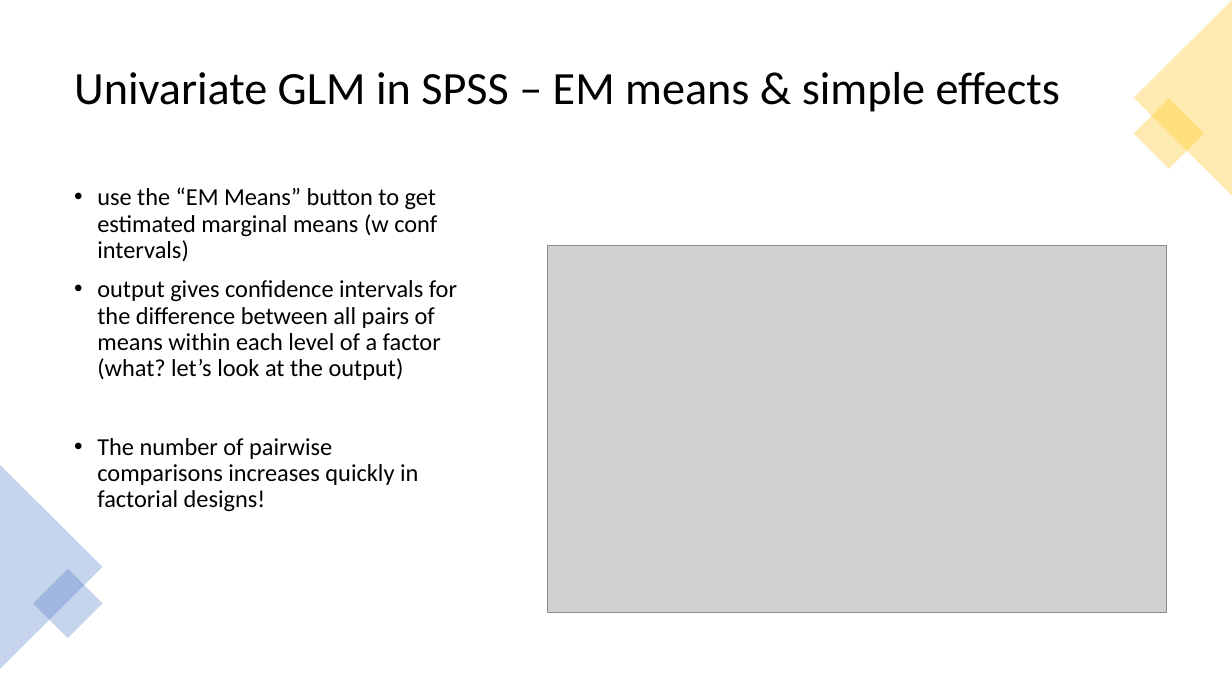
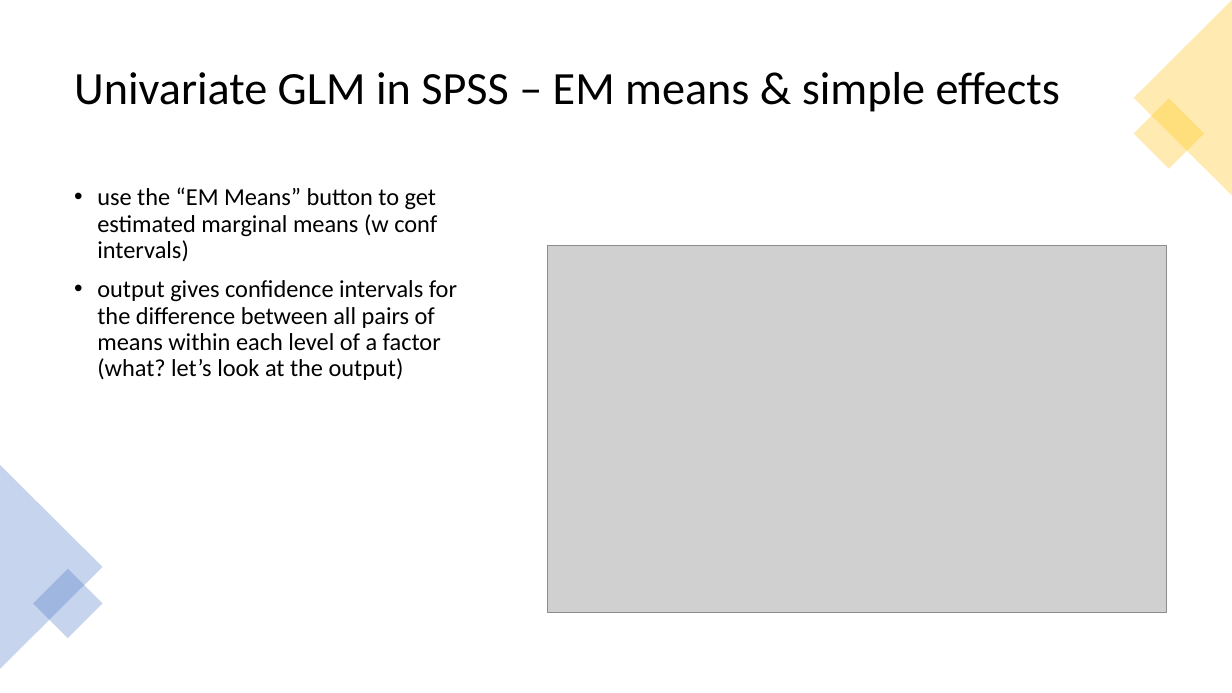
Before and after one commit to scream104/psych596, a slide deck: slide 5 of lecture-slides/lab-activity/many-groups-lab.pptx. Drawn at 1232x693 pixels with LibreOffice and Linux fonts; fonts in the diff are those of the drawing; grey boxes stand for pictures. Boxes give left, top, right and bottom in pixels: in the first picture for what was removed or moved away, otherwise in the second. Text is boxed around its words. In the diff, an @@ line names an element or a change of style, - is before the commit and + after.

Commit message:
slides update

```diff
--- a/lecture-slides/lab-activity/many-groups-lab.pptx
+++ b/lecture-slides/lab-activity/many-groups-lab.pptx
@@ text at (97, 438, 418, 512): paragraph removed @@
-• The number of pairwise comparisons increases quickly in factorial designs!
```
Also in this commit, not shown: 5 other slides changed, 2 other files.
